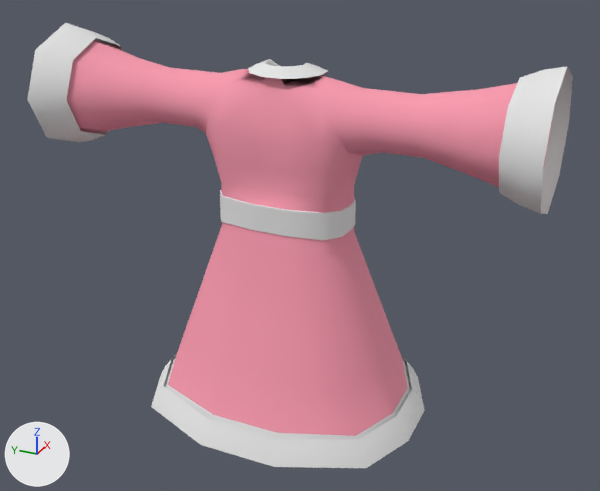
A saved change to the OBJ model Assets/Character/robe.obj.
One viewpoint serves both versions: a 50 mm camera at (-3.69, -2.68, 4.62) aimed at (2.01, -0.11, 1.77). Arrows for +X, +Y and +Z are at lower left; the lights stay in place. Where no turn or scale is listed for an object, it has been applied to the vertices. Vertices at the same position are counted once.
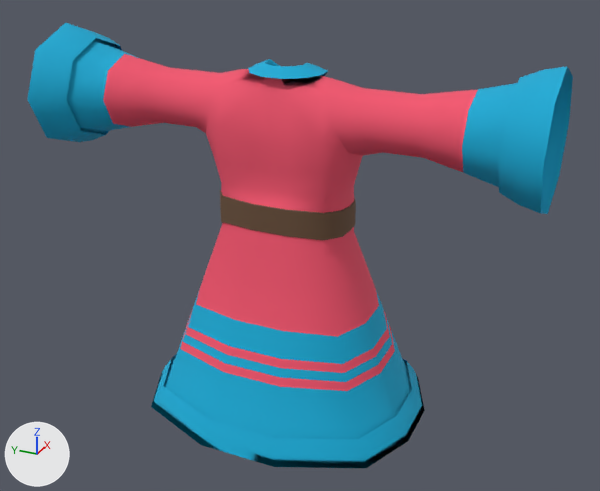
What differs and where, as boxes [x1, y1, x2, y2] in the pictures (600 x 491 px):
part 1 of me_cube6, built on: [180, 257, 395, 391] in both
part 2 of me_cube6, recoloured: [67, 40, 552, 436] in both
part 3 of me_cube6, recoloured (grey to brown): [220, 190, 356, 240] in both
part 4 of me_cube6, recoloured (white to cyan): [27, 23, 573, 468] in both

What changed in the scene script:
```text
Add img_robe_png:
    img_robe_png = load_image('Robe.png', 'Robe.png', 1024, 1024, 'sRGB')
Add mat_robe:
    mat_robe = principled_material('Robe')
    mat_robe.texture = img_robe_png
    mat_robe.roughness = 0.859
Change me_cube6:
    used by ob_cube6; location = (0.0, 0.0, 0.0)
    remove me_cube6.from_pydata(...)  # 475 vertices, 544 faces; spans x 1.02..2.98, y -2.04..2.04, z 0.3..3.42
    remove me_cube6.materials.append(mat_buckle)  # white #e7e7e7
    add me_cube6.from_pydata(...)  # 539 vertices, 608 faces; spans x 1.02..2.98, y -2.04..2.04, z 0.3..3.42
    me_cube6 part 1
    32 faces are deleted
    64 vertices are added at x 1.33..2.71, y -0.89..0.89, z 0.92..1.43
    96 new faces join them
    me_cube6 part 2: 242 faces spanning x 1.02..2.98, y -2.04..1.93, z 0.3..3.42 switch from mat_acloth (pink #f99baf) to mat_robe (picture img_robe_png)
    me_cube6 part 3: 48 faces spanning x 1.66..2.42, y -0.55..0.55, z 1.94..2.22 switch from mat_belt (white #e7e7e7) to mat_robe (picture img_robe_png)
    me_cube6 part 4: 206 faces spanning x 1.02..2.98, y -2.04..2.04, z 0.3..3.42 switch from mat_trim (white #e7e7e7) to mat_robe (picture img_robe_png)
```
